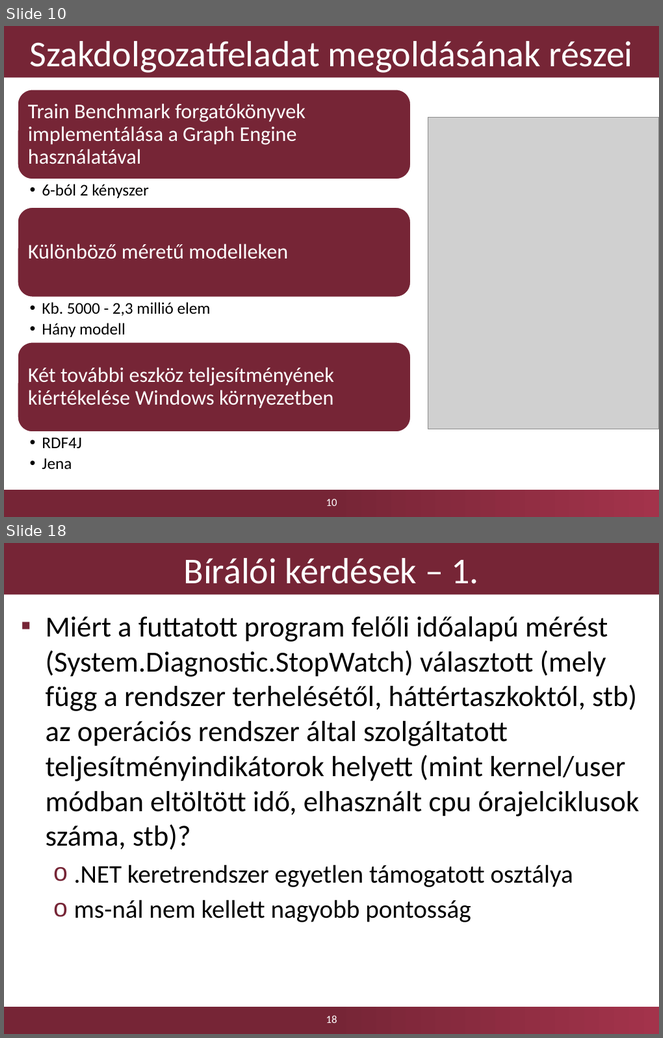
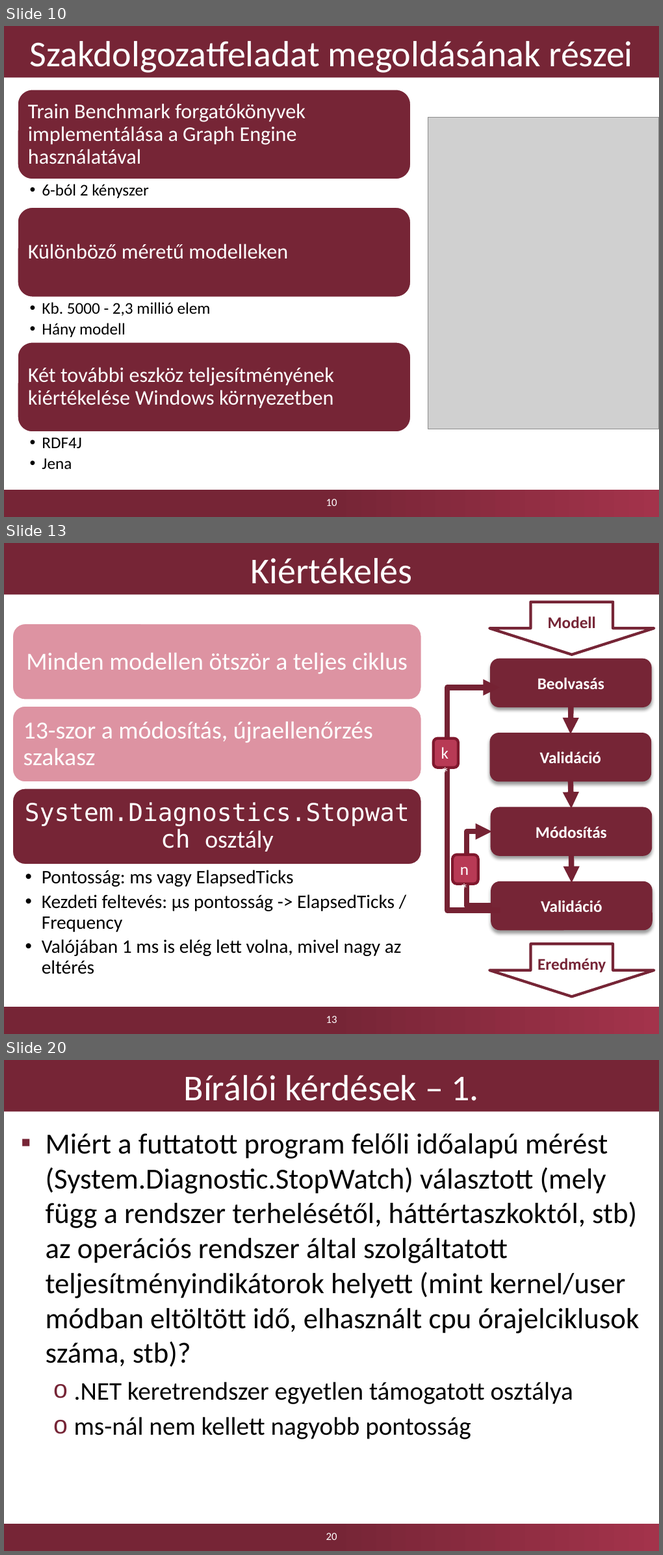
Before and after one commit to Kreestof/szakdolgozat-presentation, a slide deck: Dobosy_Kristof_szakdolgozat_2017_GraphEngine_0.pptx. Shown one above the other, each under a label of ours: slides 10 and 18 before the commit, slides 10, 13 and 20 after it; the slides between them are not shown. The pictures are 663x1038 and 663x1555 pixels, drawn with LibreOffice and Linux fonts; fonts in the diff are those of the drawing; grey boxes stand for pictures; background and template pictures are left out. Boxes give left, top, right and bottom in pixels: in the first picture for what was removed or moved away, otherwise in the second. Text is boxed around its words. In the diff, an @@ line names an element or a change of style, - is before the commit and + after.

```diff
--- a/Dobosy_Kristof_szakdolgozat_2017_GraphEngine_0.pptx
+++ b/Dobosy_Kristof_szakdolgozat_2017_GraphEngine_0.pptx
@@ slide 13 added at (4,543,659,1034), background #FFFFFF; not listed: 1 template element that a slide beside it also shows @@
@@ title added at (4,543,659,595), fill #762536, 40 pt, text #FFFFFF @@
+Kiértékelés
@@ group added at (12,624,421,975): 4 texts, 3 rounded rectangles @@
+Minden modellen ötször a teljes ciklus
+13-szor a módosítás, újraellenőrzés szakasz
+System.Diagnostics.Stopwatch osztály
+  • Pontosság: ms vagy ElapsedTicks
+  • Kezdeti feltevés: µs pontosság -> ElapsedTicks / Frequency
+  • Valójában 1 ms is elég lett volna, mivel nagy az eltérés
@@ group added at (434,602,654,997): 6 rounded rectangles, 3 arrows, 2 down arrows, 2 elbow arrows @@
+Modell
+Beolvasás
+Validáció
+Módosítás
+Validáció
+n*
+k*
+Eredmény
@@ page number added at (326,1016,337,1023), 12 pt, text #FFFFFF @@
+13
@@ what was slide 18 is now slide 20 @@
@@ page number at (326,1533,337,1540): text changed @@
-18
+20
```
Also in this commit, not shown: 8 slides changed, 1 other slide added, 3 other files.
